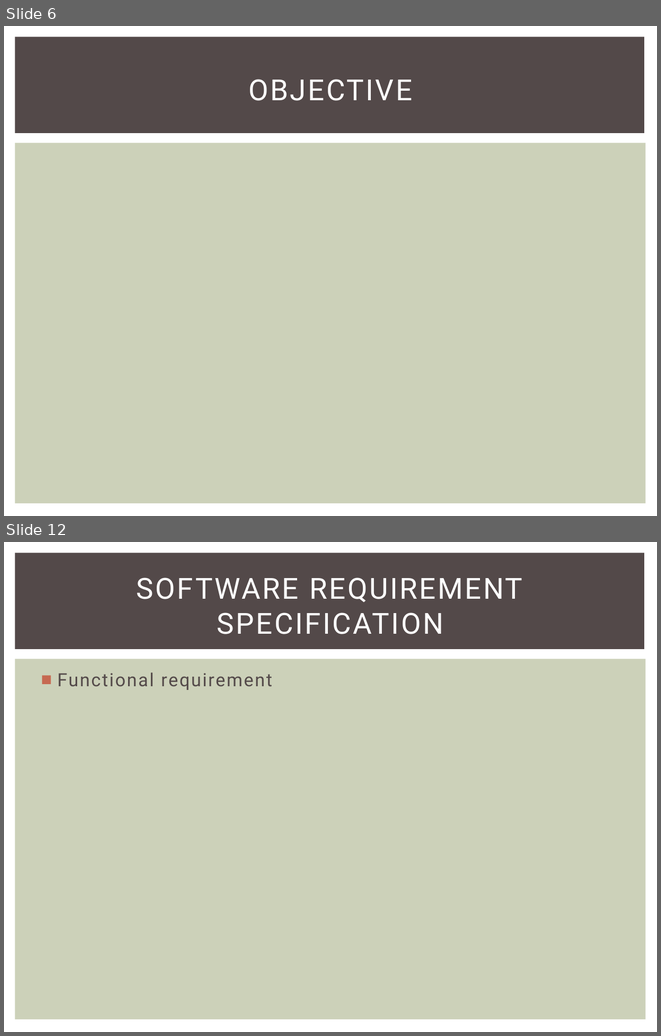
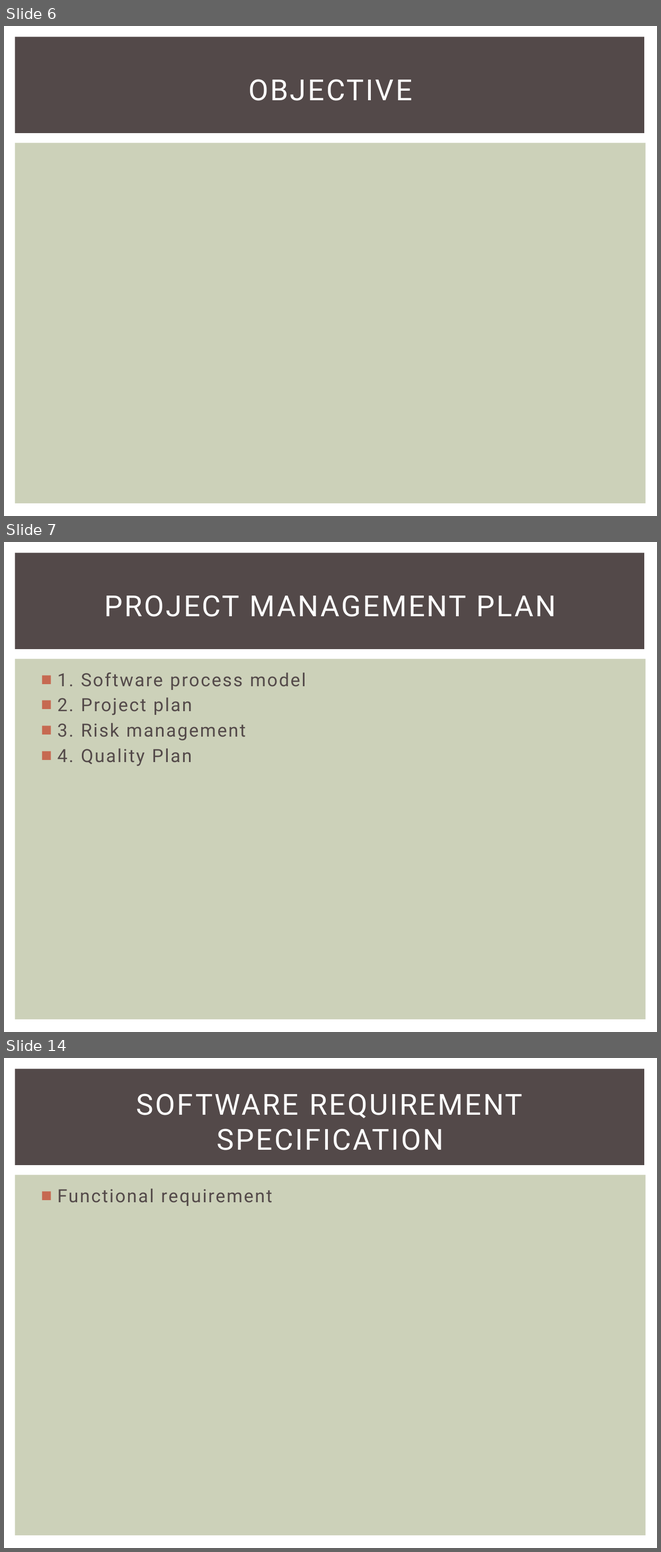
Before and after one commit to skyview059/e-learning-website, a slide deck: Document/Final report/Slide E-Learning project.pptx. Shown one above the other, each under a label of ours: slides 6 and 12 before the commit, slides 6, 7 and 14 after it; the slides between them are not shown. The pictures are 661x1036 and 661x1552 pixels, drawn with LibreOffice and Linux fonts; fonts in the diff are those of the drawing. Boxes give left, top, right and bottom in pixels: in the first picture for what was removed or moved away, otherwise in the second. Text is boxed around its words. In the diff, an @@ line names an element or a change of style, - is before the commit and + after.

```diff
--- a/Document/Final report/Slide E-Learning project.pptx
+++ b/Document/Final report/Slide E-Learning project.pptx
@@ slide 7 added at (4, 542, 657, 1032), background #FFFFFF; not listed: 2 template elements that a slide beside it also shows @@
@@ title added at (104, 595, 556, 617), 32 pt, text #FFFFFF @@
+PROJECT MANAGEMENT PLAN
@@ text added at (58, 672, 306, 766), 20 pt, text #534949 @@
+■ 1. Software process model
+■ 2. Project plan
+■ 3. Risk management
+■ 4. Quality Plan
@@ what was slide 12 is now slide 14 @@
```
Also in this commit, not shown: 8 slides changed, 3 other slides added, 3 slides removed.
